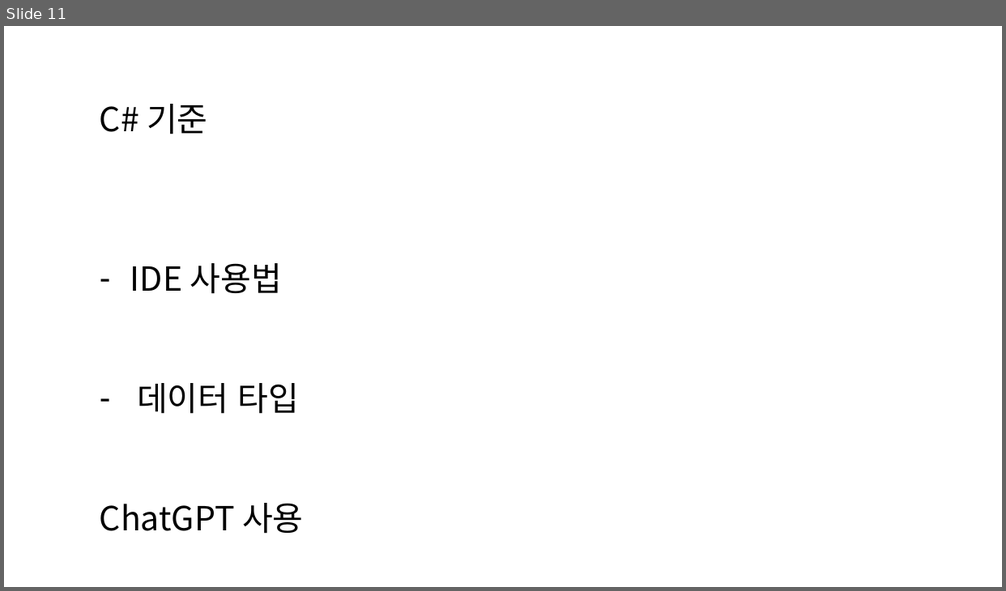
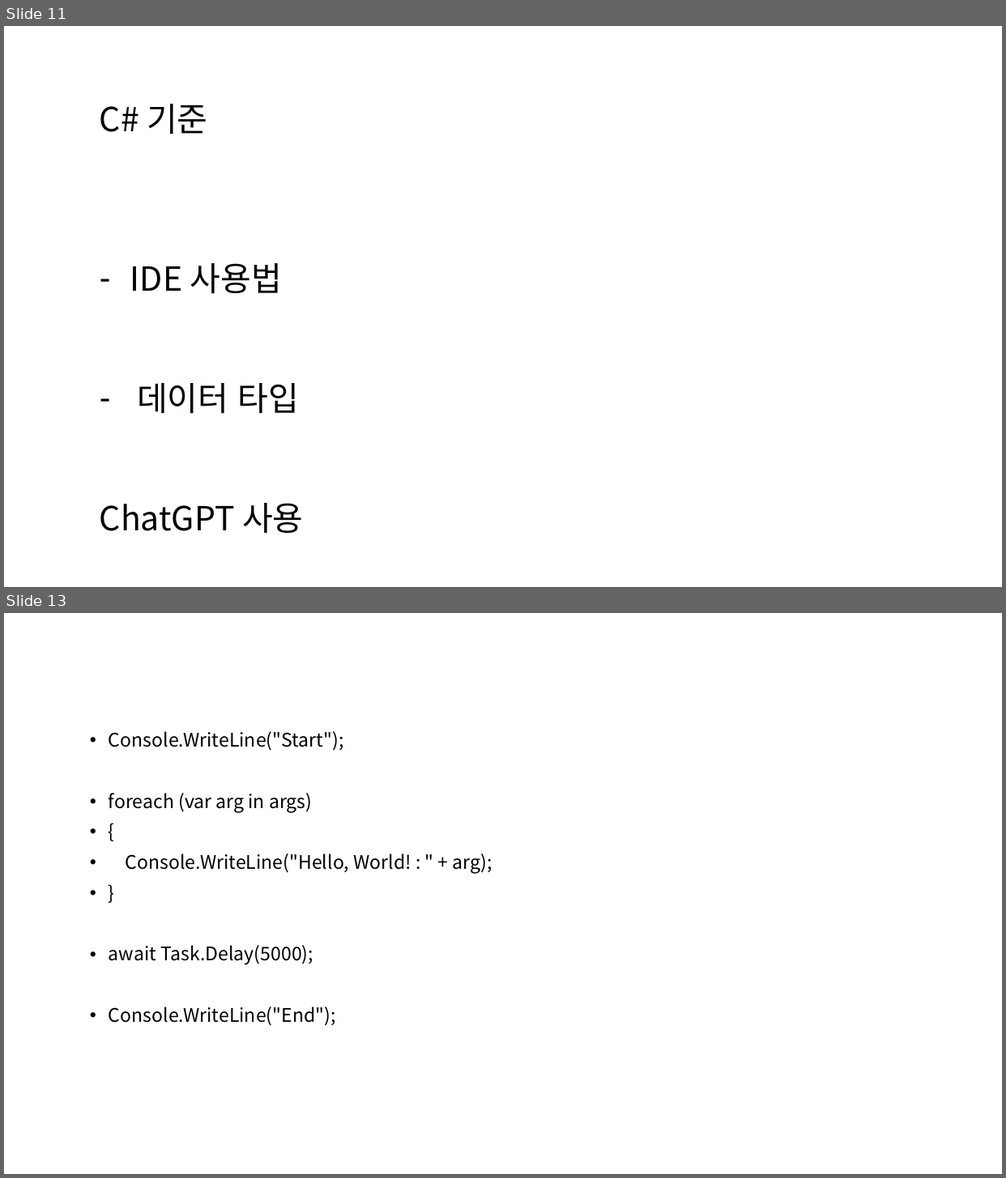
Before and after one commit to Pacman18/SantaClass, a slide deck: Week_1.pptx. Shown one above the other, each under a label of ours: slide 11 before the commit, slides 11 and 13 after it; the slides between them are not shown. The pictures are 1006x591 and 1006x1178 pixels, drawn with LibreOffice and Linux fonts; fonts in the diff are those of the drawing. Boxes give left, top, right and bottom in pixels: in the first picture for what was removed or moved away, otherwise in the second. Text is boxed around its words. In the diff, an @@ line names an element or a change of style, - is before the commit and + after.

```diff
--- a/Week_1.pptx
+++ b/Week_1.pptx
@@ slide 13 added at box(4, 613, 1002, 1174), background #FFFFFF @@
@@ text added at box(108, 731, 492, 1026), 18 pt, text #000000 @@
+• Console.WriteLine("Start");
+• foreach (var arg in args)
+• {
+• Console.WriteLine("Hello, World! : " + arg);
+• }
+• await Task.Delay(5000);
+• Console.WriteLine("End");
```
Also in this commit, not shown: 1 other slide added.
